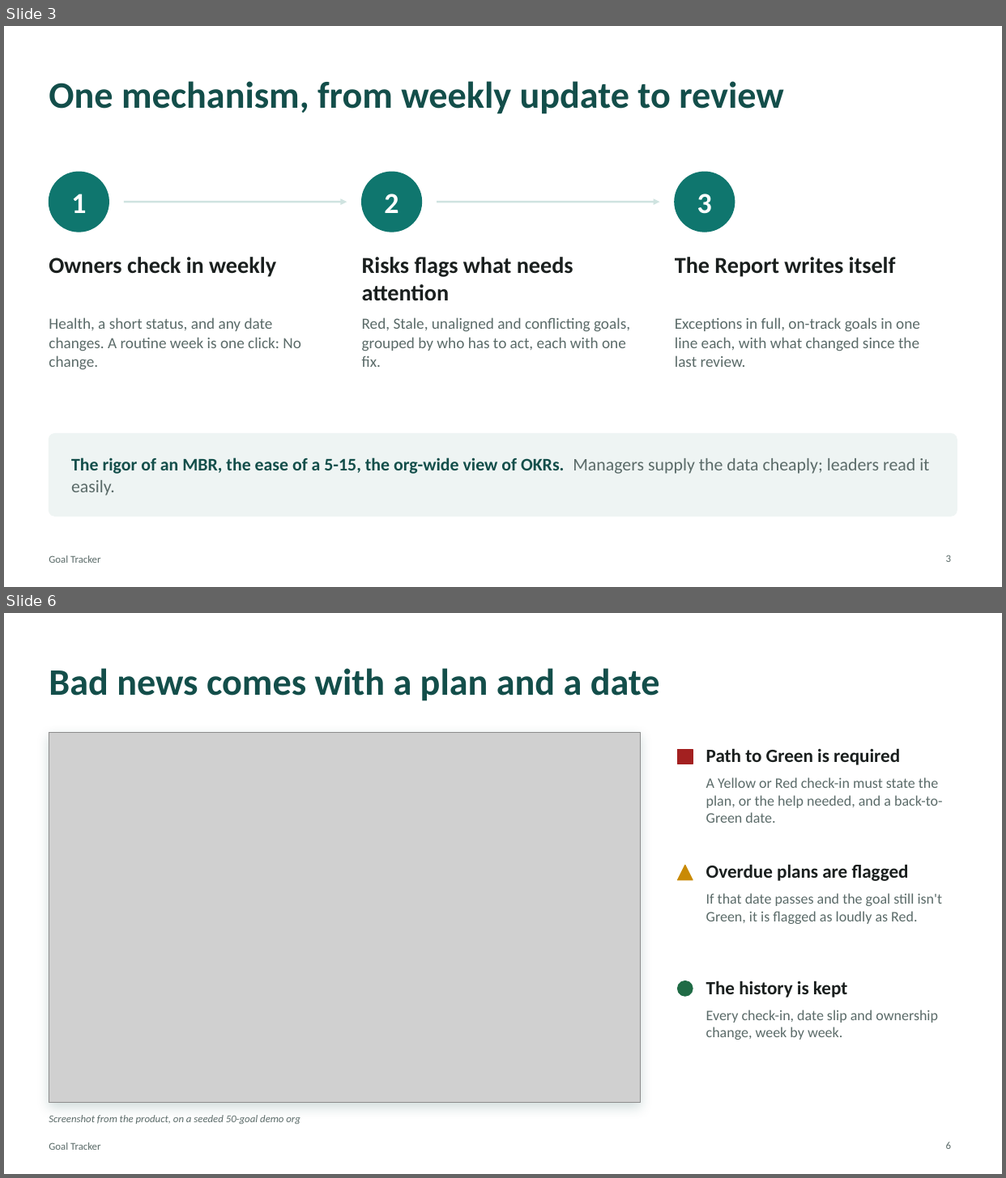
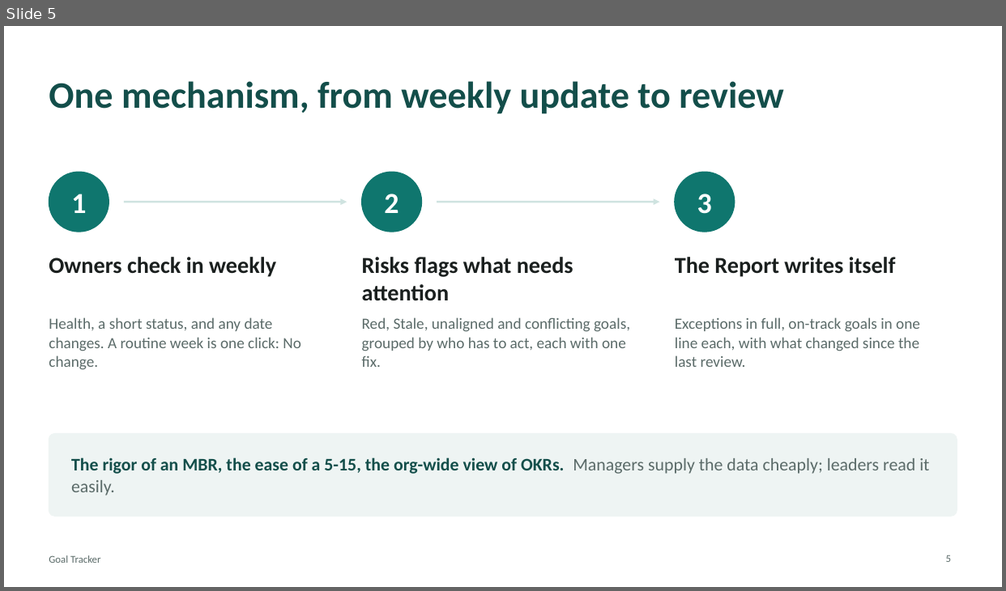
Before and after one commit to zachthieme/goal-tracker, a slide deck: docs/pitch/goal-tracker-pitch.pptx. Shown one above the other, each under a label of ours: slides 3 and 6 before the commit, slide 5 after it; the slides between them are not shown. The pictures are 1006x1178 and 1006x591 pixels, drawn with LibreOffice and Linux fonts; fonts in the diff are those of the drawing; grey boxes stand for pictures. Boxes give left, top, right and bottom in pixels: in the first picture for what was removed or moved away, otherwise in the second. Text is boxed around its words. In the diff, an @@ line names an element or a change of style, - is before the commit and + after.

```diff
--- a/docs/pitch/goal-tracker-pitch.pptx
+++ b/docs/pitch/goal-tracker-pitch.pptx
@@ slide 6 removed at [4,613,1002,1174], background #FFFFFF; not listed: 1 template element that a slide beside it also shows @@
@@ title removed at [49,668,660,701] @@
-Bad news comes with a plan and a date
@@ rectangle removed at [49,733,641,1102] @@
@@ picture removed at [49,733,641,1102] @@
@@ rectangle removed at [678,749,692,764] @@
@@ text removed at [706,748,900,765] @@
-Path to Green is required
@@ text removed at [706,777,942,823] @@
-A Yellow or Red check-in must state the plan, or the help needed, and a back-to-Green date.
@@ triangle removed at [678,865,692,880] @@
@@ text removed at [706,864,909,881] @@
-Overdue plans are flagged
@@ text removed at [706,893,943,924] @@
-If that date passes and the goal still isn't Green, it is flagged as loudly as Red.
@@ ellipse removed at [678,982,692,996] @@
@@ text removed at [706,981,847,998] @@
-The history is kept
@@ text removed at [706,1010,938,1040] @@
-Every check-in, date slip and ownership change, week by week.
@@ text removed at [49,1115,300,1124] @@
-Screenshot from the product, on a seeded 50-goal demo org
@@ page number removed at [946,1142,951,1149] @@
-6
@@ what was slide 3 is now slide 5 @@
```
Also in this commit, not shown: 5 slides changed, 5 slides added, 2 other slides removed, 4 other files.
